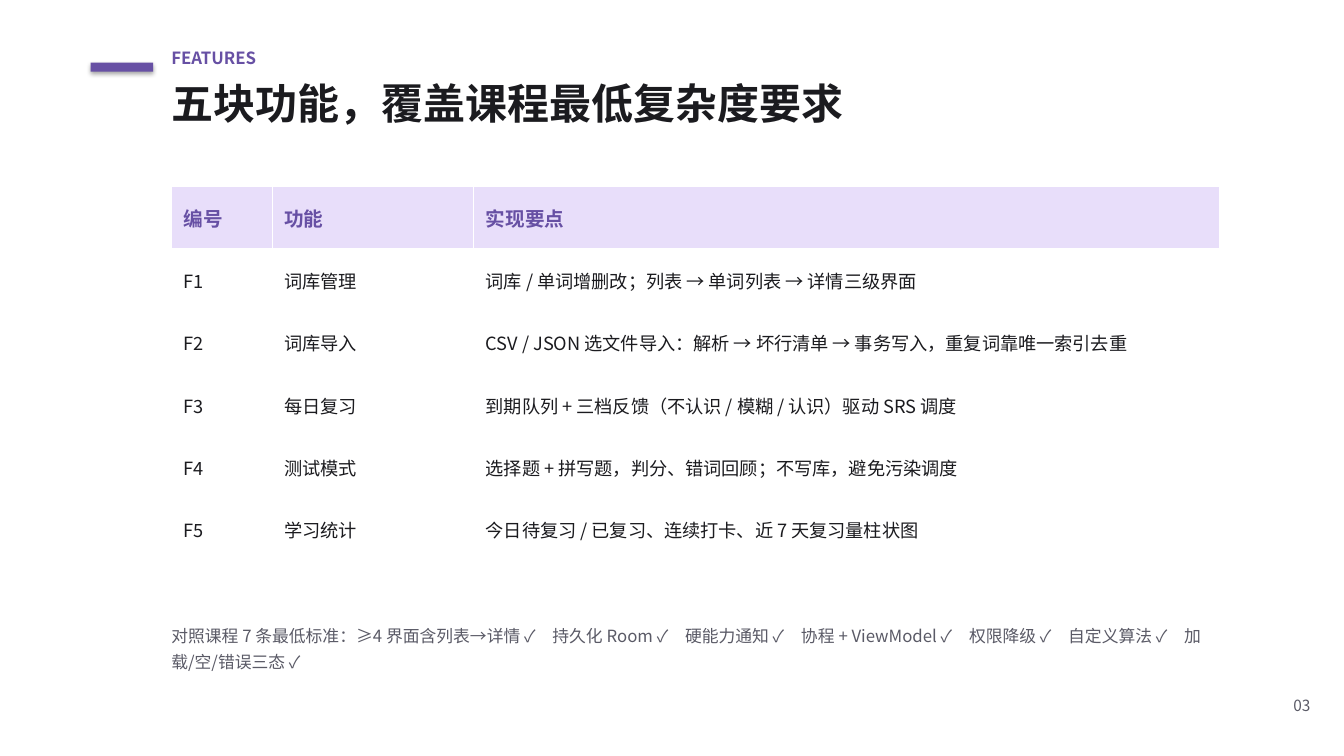
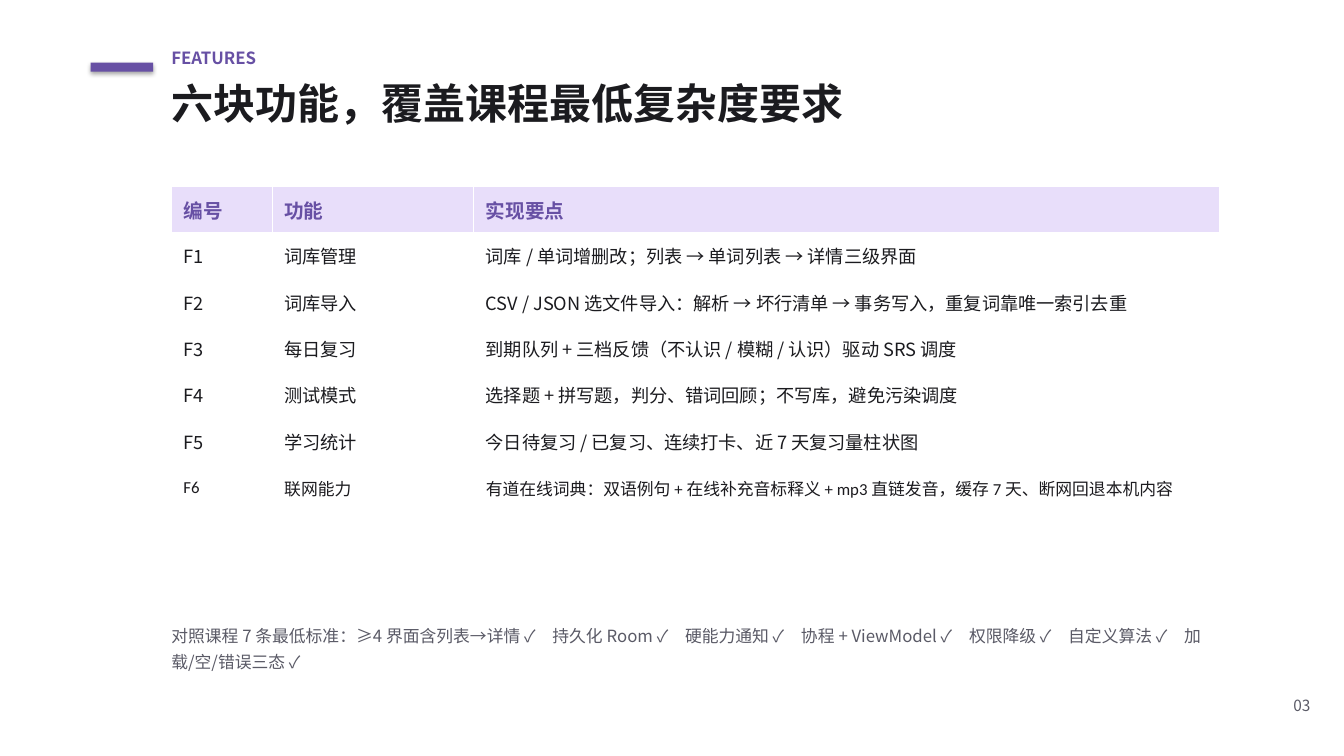
Before and after one commit to XuCong-0920/course-design, a slide deck: slide 3 of docs/演示PPT.pptx. Drawn at 1344x756 pixels with LibreOffice and Linux fonts; fonts in the diff are those of the drawing. Boxes give left, top, right and bottom in pixels: in the first picture for what was removed or moved away, otherwise in the second. Text is boxed around its words. In the diff, an @@ line names an element or a change of style, - is before the commit and + after.

Commit message:
docs: PPT 同步第 9 次课——六块功能、66 个单测、31 次提交与联网踩坑

```diff
--- a/docs/演示PPT.pptx
+++ b/docs/演示PPT.pptx
@@ text at box(171, 83, 843, 125): text changed @@
-五块功能，覆盖课程最低复杂度要求
+六块功能，覆盖课程最低复杂度要求
@@ table at box(171, 187, 1220, 511) @@
+row 7: F6 | 联网能力 | 有道在线词典：双语例句 + 在线补充音标释义 + mp3 直链发音，缓存 7 天、断网回退本机内容
```
Also in this commit, not shown: 2 other slides changed.
